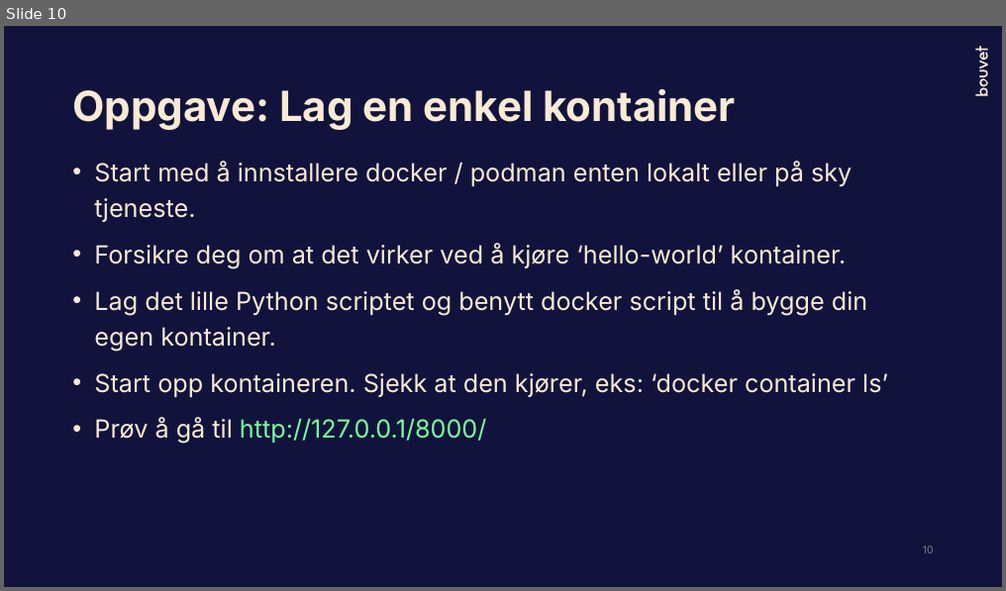
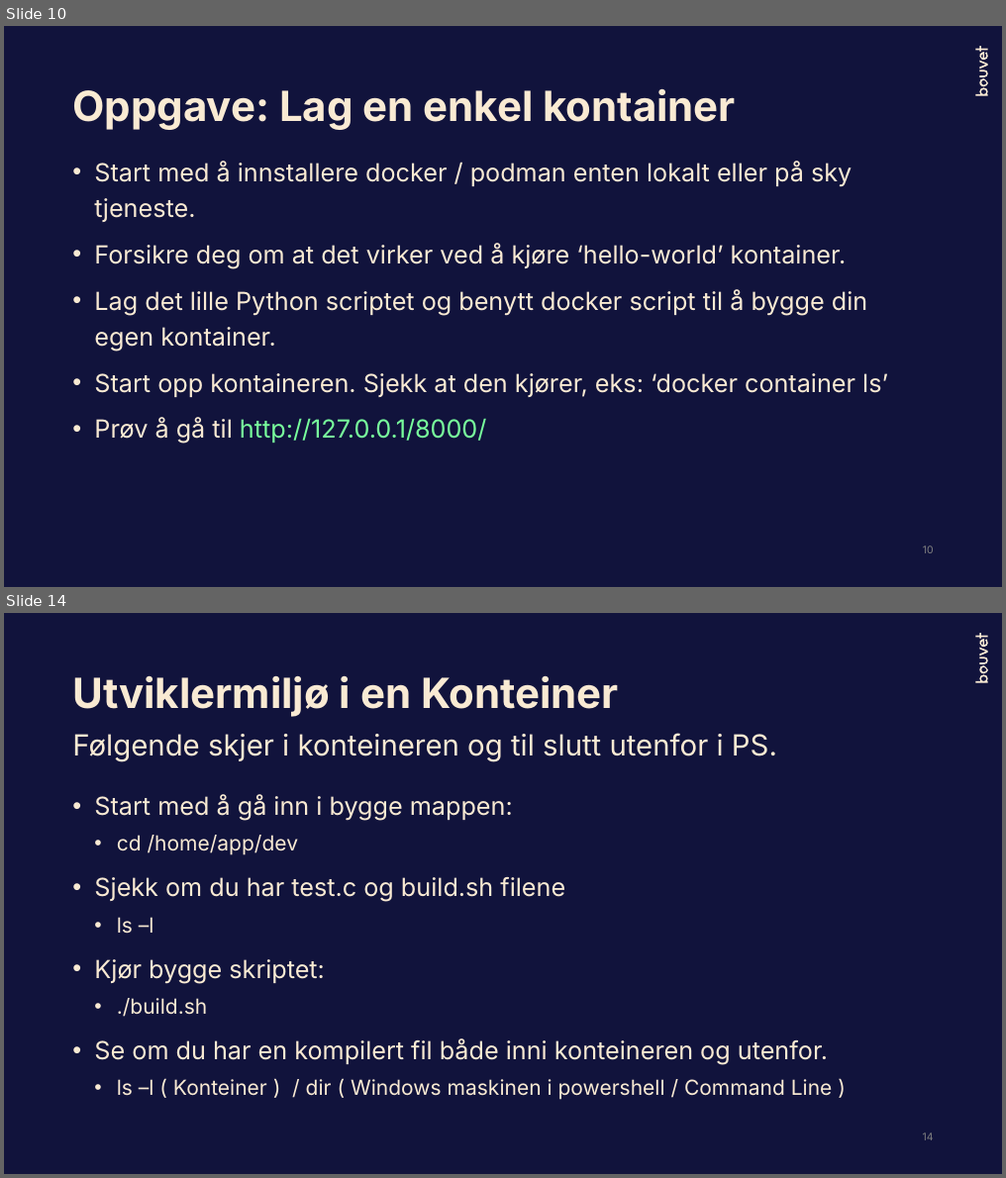
Before and after one commit to Bouvet-deler/container-workshop, a slide deck: part1/DockerWorkshop_Høsten2023.pptx. Shown one above the other, each under a label of ours: slide 10 before the commit, slides 10 and 14 after it; the slides between them are not shown. The pictures are 1006x591 and 1006x1178 pixels, drawn with LibreOffice and Linux fonts; fonts in the diff are those of the drawing. Boxes give left, top, right and bottom in pixels: in the first picture for what was removed or moved away, otherwise in the second. Text is boxed around its words. In the diff, an @@ line names an element or a change of style, - is before the commit and + after.

```diff
--- a/part1/DockerWorkshop_Høsten2023.pptx
+++ b/part1/DockerWorkshop_Høsten2023.pptx
@@ slide 14 added at (4,613,1002,1174), background #11133C; not listed: 3 template elements that a slide beside it also shows @@
@@ title added at (72,676,619,717), 40 pt, text #F9EAD3, bold @@
+Utviklermiljø i en Konteiner
@@ text added at (72,733,777,762), 28 pt, text #F9EAD3 @@
+Følgende skjer i konteineren og til slutt utenfor i PS.
@@ text added at (94,794,833,1100), 24 pt, text #F9EAD3 @@
+• Start med å gå inn i bygge mappen:
+  • cd /home/app/dev
+• Sjekk om du har test.c og build.sh filene
+  • ls –l
+• Kjør bygge skriptet:
+  • ./build.sh
+• Se om du har en kompilert fil både inni konteineren og utenfor.
+  • ls –l ( Konteiner ) / dir ( Windows maskinen i powershell / Command Line )
@@ page number added at (923,1133,934,1141), 10 pt, text #808080 @@
+14
```
Also in this commit, not shown: 3 other slides added, 1 other file.
